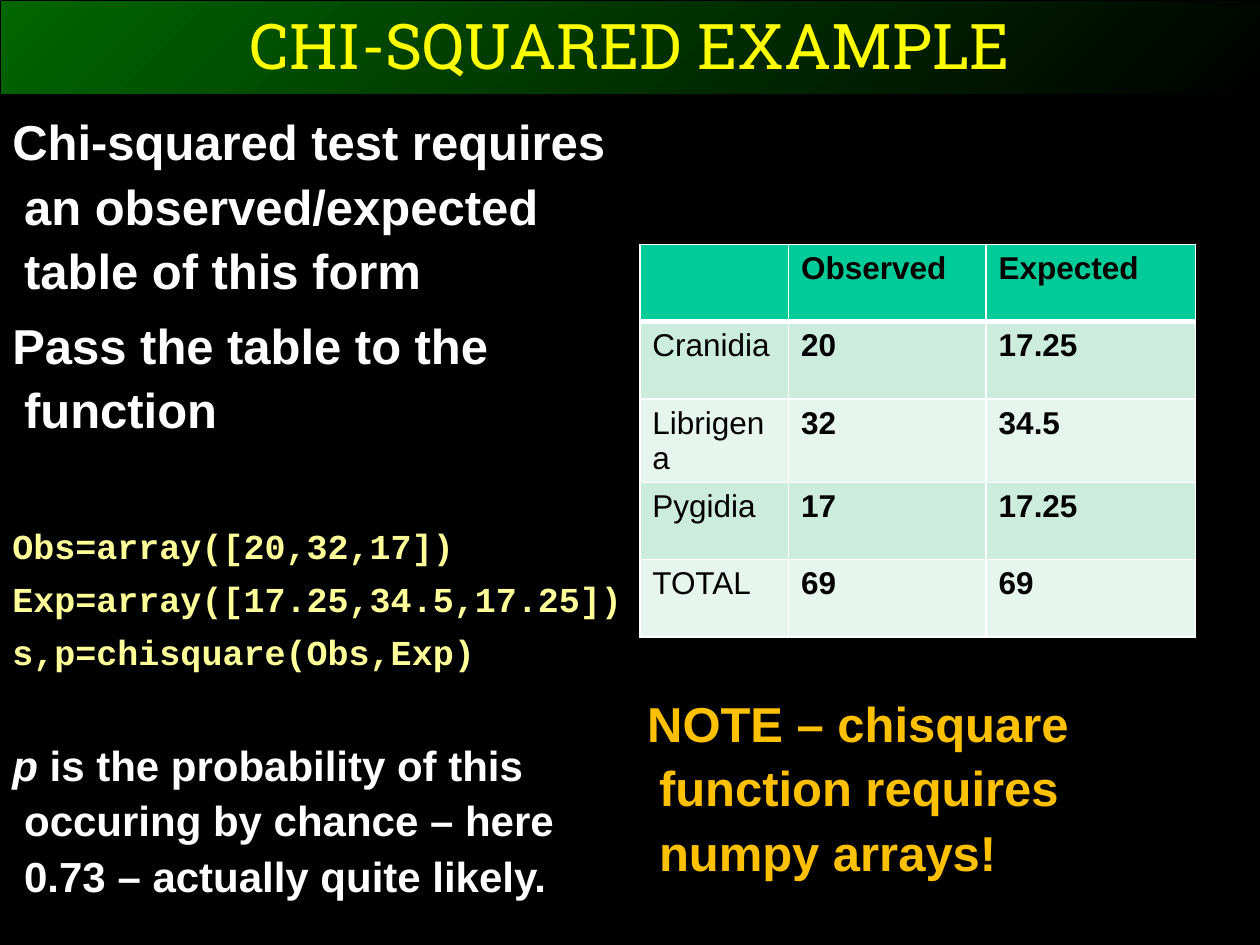
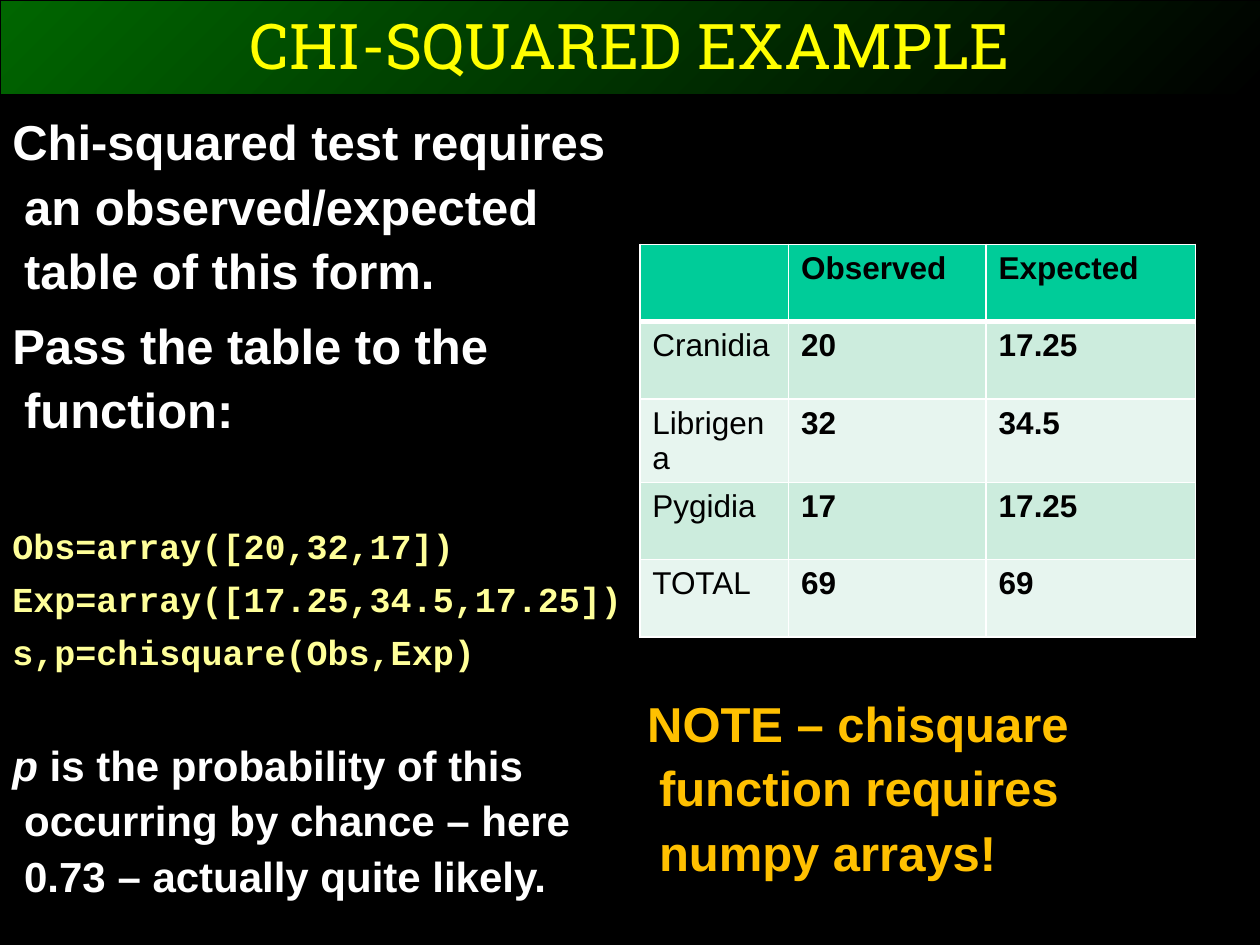
Before and after one commit to ggorman/Introduction-to-stats-for-geoscientists, a slide deck: slide 6 of slides/CSFG8.pptx. Drawn at 1260x945 pixels with LibreOffice and Linux fonts; fonts in the diff are those of the drawing. Boxes give left, top, right and bottom in pixels: in the first picture for what was removed or moved away, otherwise in the second. Text is boxed around its words. In the diff, an @@ line names an element or a change of style, - is before the commit and + after.

```diff
--- a/slides/CSFG8.pptx
+++ b/slides/CSFG8.pptx
@@ text at (12,124,605,429): text changed @@
-Chi-squared test requires an observed/expected table of this form
-Pass the table to the function
+Chi-squared test requires an observed/expected table of this form.
+Pass the table to the function:
@@ text at (12,750,570,900): text changed @@
-p is the probability of this occuring by chance – here 0.73 – actually quite likely.
+p is the probability of this occurring by chance – here 0.73 – actually quite likely.
```
Also in this commit, not shown: 9 other slides changed, 4 other files.
